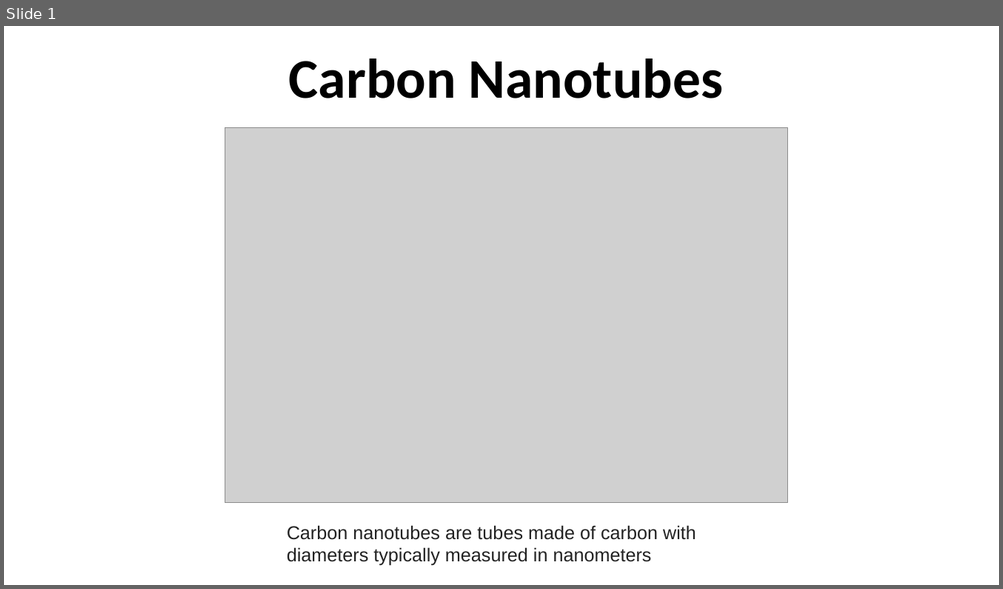
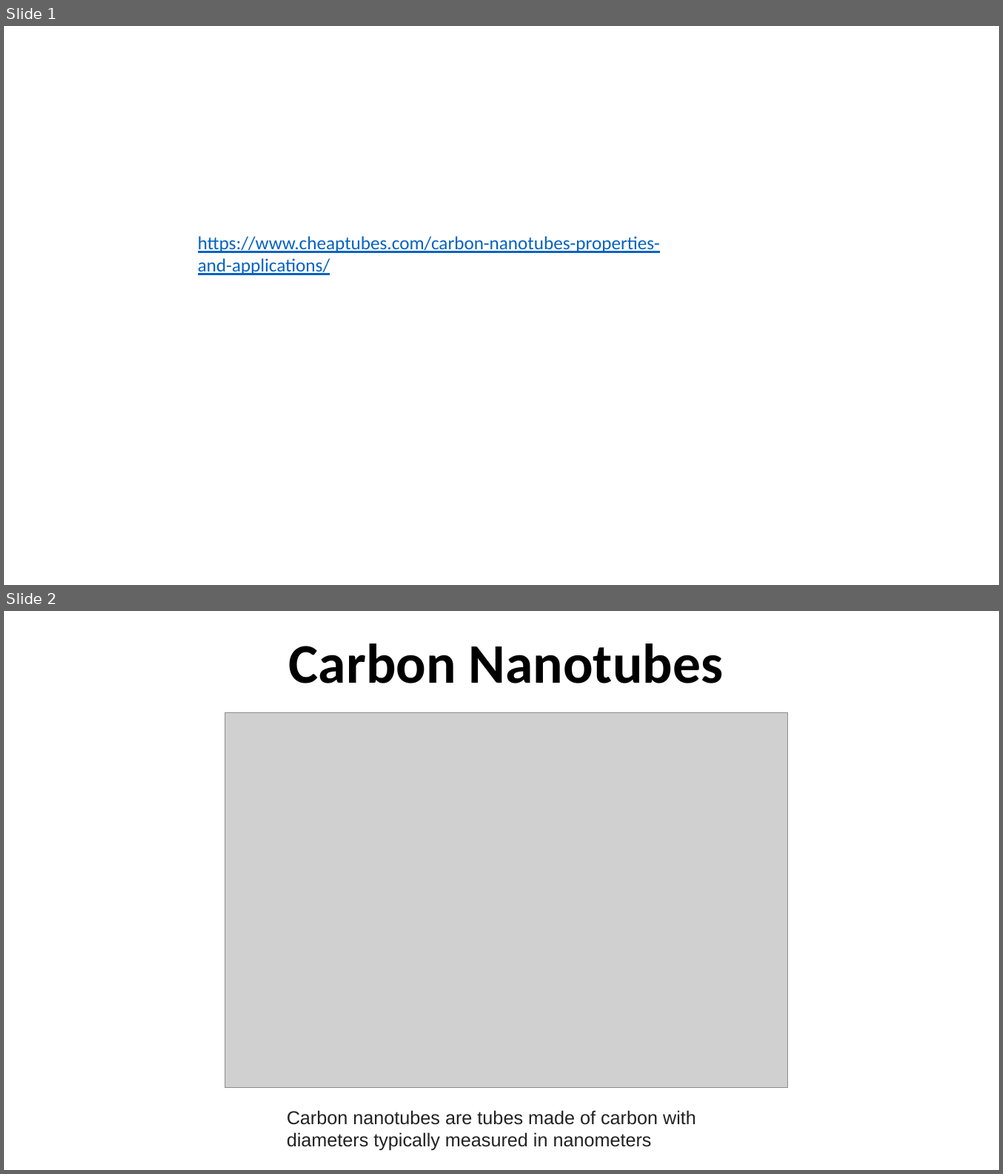
Before and after one commit to satmee/Water-pollution, a slide deck: shahil.pptx. Shown one above the other, each under a label of ours: slide 1 before the commit, slides 1 and 2 after it. The pictures are 1003x589 and 1003x1174 pixels, drawn with LibreOffice and Linux fonts; fonts in the diff are those of the drawing; grey boxes stand for pictures. Boxes give left, top, right and bottom in pixels: in the first picture for what was removed or moved away, otherwise in the second. Text is boxed around its words. In the diff, an @@ line names an element or a change of style, - is before the commit and + after.

```diff
--- a/shahil.pptx
+++ b/shahil.pptx
@@ slide 1 added at (4,26,999,585), background #FFFFFF @@
@@ text added at (198,236,660,275), 18 pt, text #0563C1, underline @@
+https://www.cheaptubes.com/carbon-nanotubes-properties-and-applications/
@@ what was slide 1 is now slide 2 @@
```
Also in this commit, not shown: 3 other slides added, 1 slide removed.
